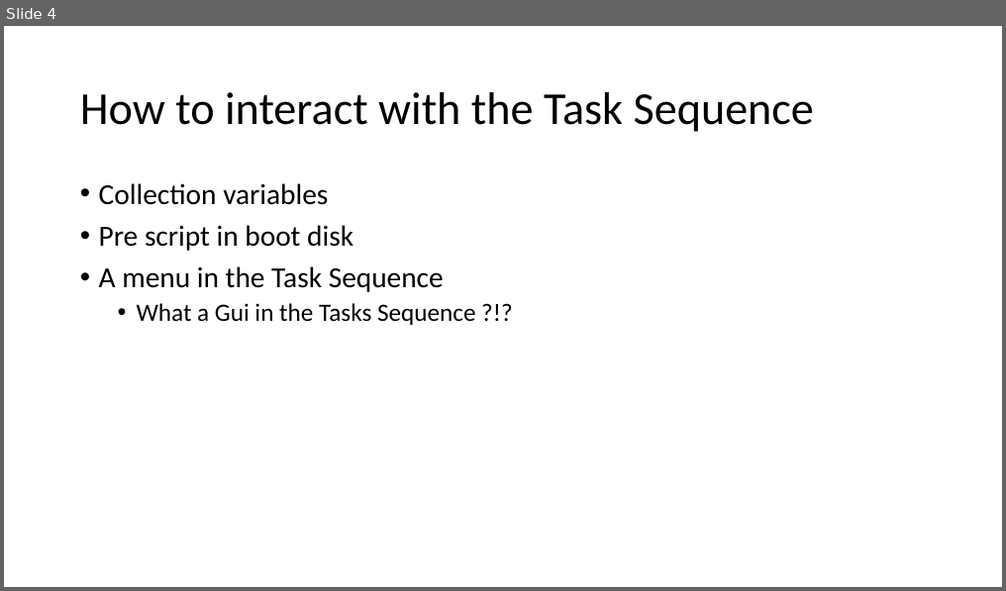
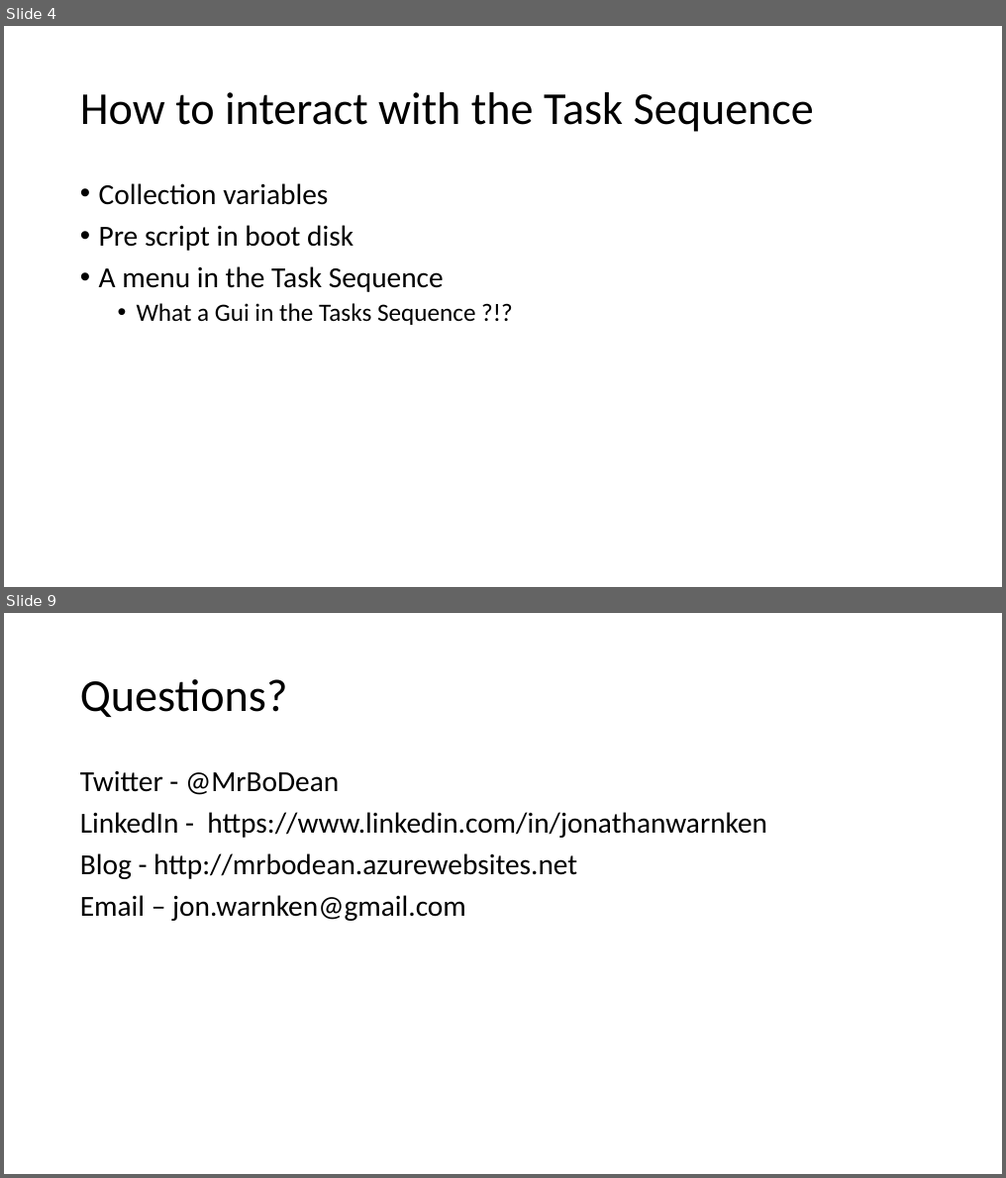
Before and after one commit to mrbodean/Sessions, a slide deck: OSDMenu/Customizing OS Deployments in SCCM with PowerShell.pptx. Shown one above the other, each under a label of ours: slide 4 before the commit, slides 4 and 9 after it; the slides between them are not shown. The pictures are 1006x591 and 1006x1178 pixels, drawn with LibreOffice and Linux fonts; fonts in the diff are those of the drawing. Boxes give left, top, right and bottom in pixels: in the first picture for what was removed or moved away, otherwise in the second. Text is boxed around its words. In the diff, an @@ line names an element or a change of style, - is before the commit and + after.

```diff
--- a/OSDMenu/Customizing OS Deployments in SCCM with PowerShell.pptx
+++ b/OSDMenu/Customizing OS Deployments in SCCM with PowerShell.pptx
@@ slide 9 added at <box>4,613,1002,1174</box>, background #FFFFFF @@
@@ title added at <box>80,679,288,717</box>, 44 pt, text #000000 @@
+Questions?
@@ text added at <box>80,771,767,921</box>, 28 pt, text #000000 @@
+Twitter - @MrBoDean
+LinkedIn - https://www.linkedin.com/in/jonathanwarnken
+Blog - http://mrbodean.azurewebsites.net
+Email – jon.warnken@gmail.com
```
Also in this commit, not shown: 2 slides changed, 4 other slides added, 1 slide removed.
